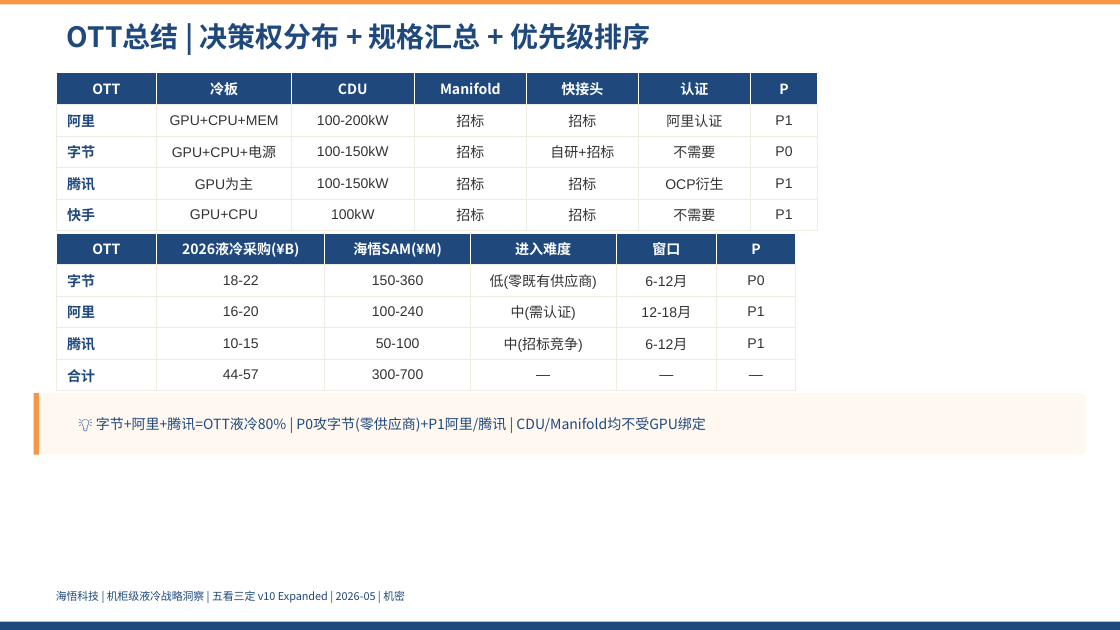
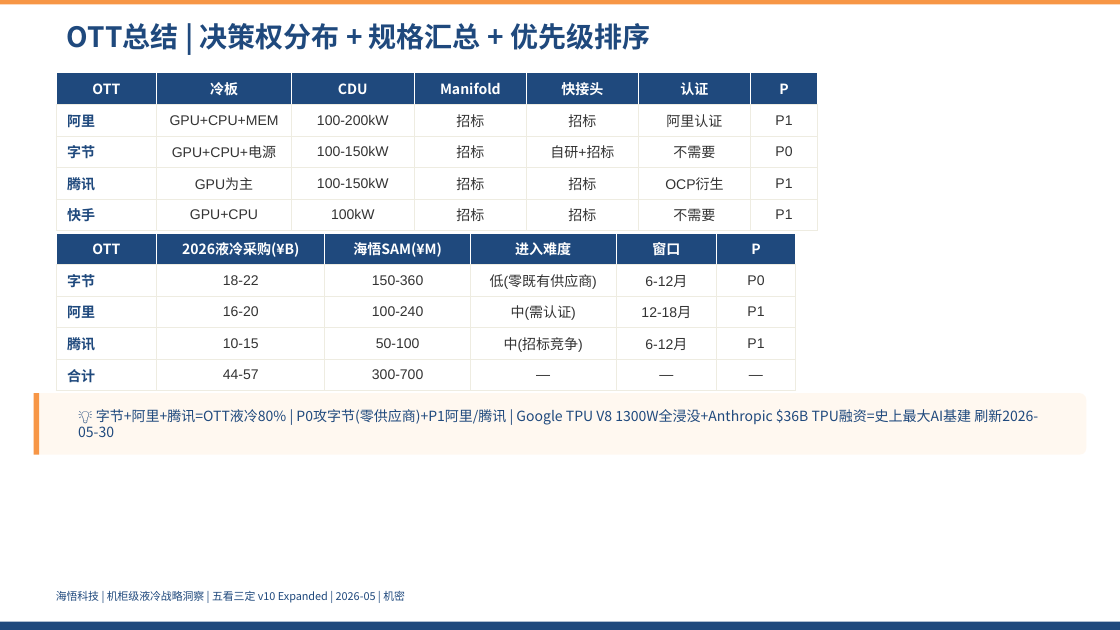
Before and after one commit to marshall9900/liquid-cooling-ecosystem, a slide deck: slide 13 of analysis/liquid-cooling/ppt/v10-compact/output/海悟液冷五看三定-v10-Compact.pptx. Drawn at 1120x630 pixels with LibreOffice and Linux fonts; fonts in the diff are those of the drawing. Boxes give left, top, right and bottom in pixels: in the first picture for what was removed or moved away, otherwise in the second. Text is boxed around its words. In the diff, an @@ line names an element or a change of style, - is before the commit and + after.

Commit message:
feat: PPT双版数据刷新 2026-05-30 — 市场规模/CAPEX/功率/战略框架更新(v10+R4)
v10-compact (11 slides modified):
- s001/s002/s076: 封面+目录+致谢 刷新日期
- s004: GPU功耗表 新增NVL576 600KW+TPU V8 1300W
- s005: 单柜功率峰值 400kW→600kW
- s007: OTT CAPEX $5,000亿→$6,000亿 补充中国液冷市场¥1300亿
- s008: 一看章节源标注刷新
- s013: OTT总结 补充Google TPU V8+Anthropic $36B融资
- s017: 昇腾芯片 insight行补充TPU V8 1300W参考
- s029: TAM/SAM 补充中国液冷服务器$23.7亿→¥162亿
- s031: 全球DC标杆 Google TPU V7→V7/V8 补充融资数据
- s037/s047: 竞争全景+总结 全产业链能力→准入门槛
- s063: 定战略 新增韬(τ)定律+三大催化赛道+黄金窗口
- s075: 核心结论 市场数据刷新+韬定律+三大催化赛道

v9-expanded-r4 (12 slides modified):
- s001/s002/s003/s005/s008: 封面+目录+方法论+市场+章节页 刷新
- s004: GPU功耗表 同v10
- s007: 一看小结 同v10
- s018: OTT总结 同v10 s013
- s022: 昇腾芯片 同v10 s017
- s042: TAM/SAM 同v10 s029
- s044: 全球DC标杆 同v10 s031
- s051: 竞争全景 同v10 s037
- s069: 三看总结 同v10 s047
- s083: 定战略 同v10 s063
- s087: 战略定位深度 三大催化赛道+窗口
- s100: 核心结论 同v10 s075

编译结果: ✅ v10-compact 3.4MB ✅ v9-expanded-r4 4.1MB

```diff
--- a/analysis/liquid-cooling/ppt/v10-compact/output/海悟液冷五看三定-v10-Compact.pptx
+++ b/analysis/liquid-cooling/ppt/v10-compact/output/海悟液冷五看三定-v10-Compact.pptx
@@ text at (78,409,1038,437): text changed @@
-💡 字节+阿里+腾讯=OTT液冷80% | P0攻字节(零供应商)+P1阿里/腾讯 | CDU/Manifold均不受GPU绑定
+💡 字节+阿里+腾讯=OTT液冷80% | P0攻字节(零供应商)+P1阿里/腾讯 | Google TPU V8 1300W全浸没+Anthropic $36B TPU融资=史上最大AI基建 刷新2026-05-30
```
Also in this commit, not shown: 12 other slides changed, 32 other files.
